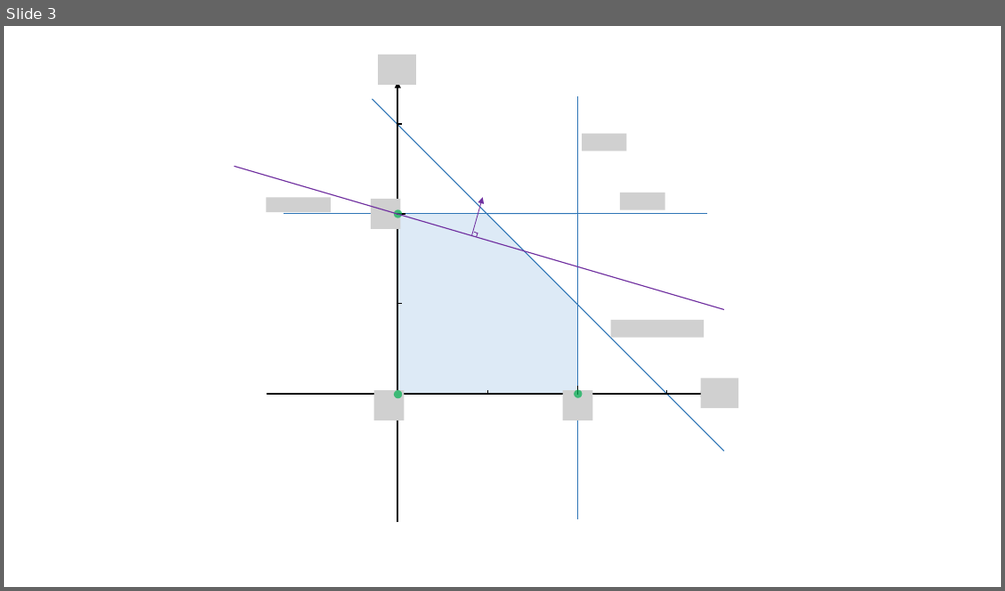
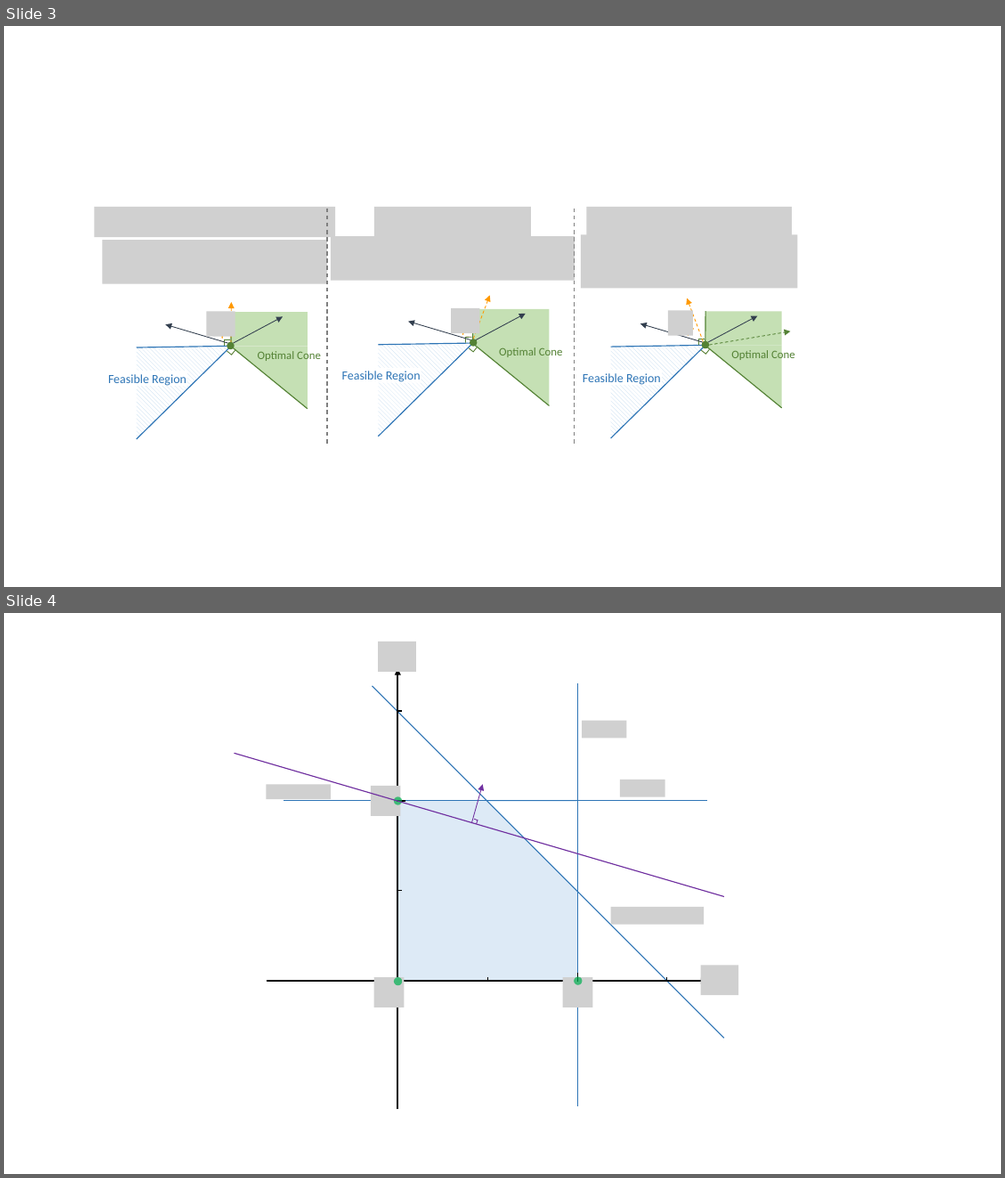
Before and after one commit to khalil-research/CaVE, a slide deck: images/axis.pptx. Shown one above the other, each under a label of ours: slide 3 before the commit, slides 3 and 4 after it. The pictures are 1005x591 and 1005x1178 pixels, drawn with LibreOffice and Linux fonts; fonts in the diff are those of the drawing; grey boxes stand for pictures; background and template pictures are left out. Boxes give left, top, right and bottom in pixels: in the first picture for what was removed or moved away, otherwise in the second. Text is boxed around its words. In the diff, an @@ line names an element or a change of style, - is before the commit and + after.

```diff
--- a/images/axis.pptx
+++ b/images/axis.pptx
@@ slide 3 added at [4, 26, 1001, 587], background #FFFFFF @@
@@ group added at [95, 206, 335, 440]: 4 lines, 3 arrows, 3 pictures, 2 right triangles, 2 rectangles, 2 corners, 1 text, 1 ellipse, 1 arc (boxed as its full ellipse) @@
+Optimal Cone
+Feasible Region
@@ line added from (327, 208) to (327, 445), #808080 1 pt dashed @@
@@ line added from (574, 208) to (574, 445), #808080 1 pt dashed @@
@@ group added at [581, 206, 797, 439]: 4 lines, 4 arrows, 3 pictures, 2 right triangles, 2 rectangles, 2 corners, 1 text, 1 ellipse, 1 arc (boxed as its full ellipse) @@
+Optimal Cone
+Feasible Region
@@ group added at [331, 206, 574, 436]: 4 lines, 3 pictures, 3 arrows, 2 right triangles, 2 texts, 2 corners, 1 rectangle, 1 ellipse, 1 arc (boxed as its full ellipse) @@
+Optimal Cone
+Feasible Region
@@ what was slide 3 is now slide 4 @@
```
Also in this commit, not shown: 1 slide changed.
